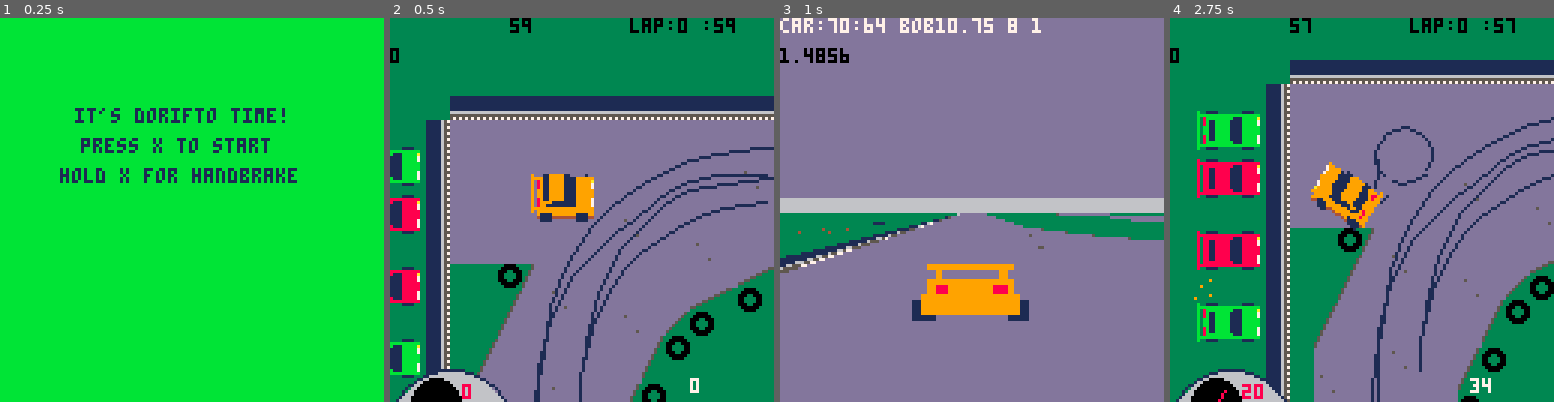
Above: before the commit, frames 1-4 (left to right).
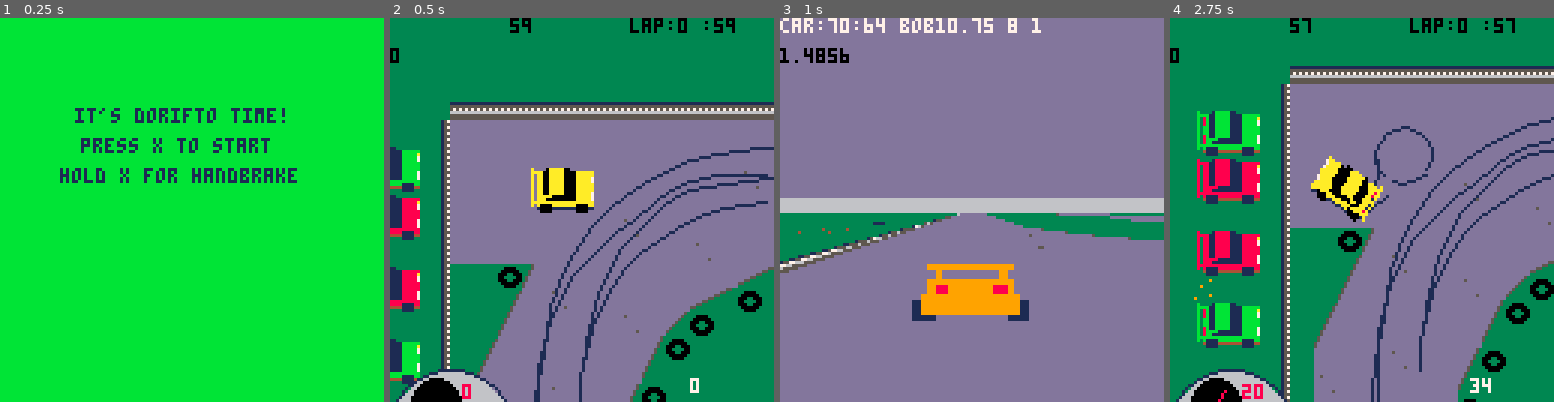
Above: after the commit, the same moments.

Repository: graearea/pico8
Game: PICO-8 cartridge skidmarks.p8
The game is run twice, just before and just after one commit, with the same random seed, the same clock (stepped at 60 frames per second) and the same inputs.
Inputs:
- Up to frame 1 (0.25 s): no input
- Up to frame 2 (0.5 s): tap X (X key) at 0.33 s
- Up to frame 3 (1 s): tap O (Z key) at 0.7 s
- Up to frame 4 (2.75 s): tap X (X key) at 1.07, 1.85 s; hold Right 1.6-2.1 s; tap O (Z key) at 1.7, 2.1, 2.5 s; hold Up 2.15-2.42 s; hold Right from 2.47 s (still down)

Frame 1 is identical in both runs. In frame 2, 9.2% of the frame differs, in the area x 0-100%, y 20-99%; in frame 3, 0.5%; in frame 4, 10%, in the area x 8-100%, y 10-100%.

Commit message:
coloours FTW

Diff:
--- a/skidmarks.p8
+++ b/skidmarks.p8
@@ -32,6 +32,9 @@
 ended=false
 camera_location={}
 chase_clr=rnd(16)
+if (chase_clr==4 or chase_clr==13) then chase_clr=chase_clr-1 end
+car_clr=rnd(16)
+if (car_clr==4 or car_clr==13) then car_clr=0 end
 --sfx(10,1)
 print_skids(skids_l)
 menuitem(1,"toggle 3d", function()
@@ -422,11 +425,16 @@
 	end,
 
 	draw=function(self)
-    rotate_sprite(self.x,self.y+3,self.angle,14)--wheels
-    rotate_sprite(self.x,self.y+2,self.angle,5)
-    rotate_sprite(self.x,self.y,self.angle,0)
-    rotate_sprite(self.x,self.y-1,self.angle,19 )
-    rotate_sprite(self.x,self.y-2,self.angle,10)--roof
+    pal(1,0)
+
+    pal(9,chase_clr)
+    pal(4,1)
+    rotate_sprite(self.x,self.y,self.angle,14)--wheels
+    rotate_sprite(self.x,self.y-1,self.angle,5)
+    rotate_sprite(self.x,self.y-2,self.angle,0)
+    rotate_sprite(self.x,self.y-3,self.angle,19 )
+    rotate_sprite(self.x,self.y-4,self.angle,10)--roof
+    pal()
  end,
 
  rotate_wheel_posn=function(self,pos)
@@ -519,6 +527,7 @@
   ghost_car.angle=pos.angle
   if(alternate%4==0) then ghost_car:create_smoke_on_wheels() end
   pal(9,chase_clr)
+  pal(1,0)
   ghost_car:draw()
   pal()
 
Not shown, changed: 38 lines of the sprite sheet (__gfx__) section of skidmarks.p8
